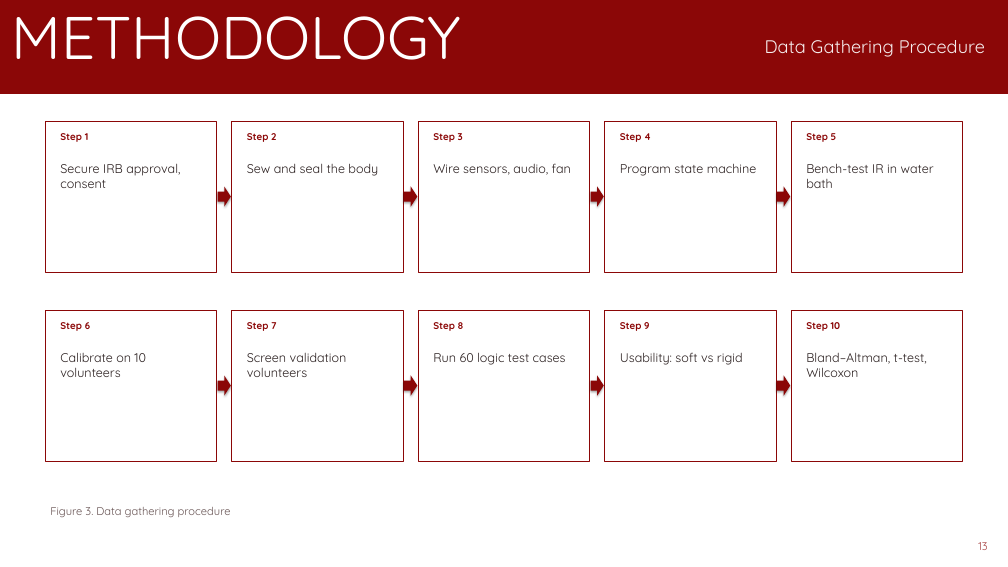
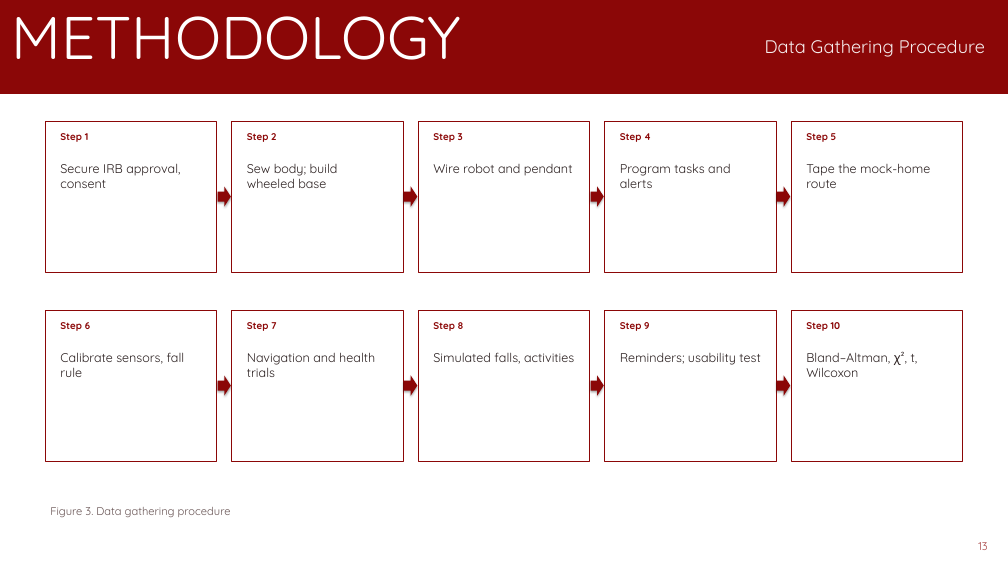
Before and after one commit to pogi6969/MAP---A, a slide deck: slide 13 of research/RIM3_ALAGA/RIM3_ALAGA_PR2_Presentation.pptx. Drawn at 1008x567 pixels with LibreOffice and Linux fonts; fonts in the diff are those of the drawing; background and template pictures are left out. Boxes give left, top, right and bottom in pixels: in the first picture for what was removed or moved away, otherwise in the second. Text is boxed around its words. In the diff, an @@ line names an element or a change of style, - is before the commit and + after.

```diff
--- a/research/RIM3_ALAGA/RIM3_ALAGA_PR2_Presentation.pptx
+++ b/research/RIM3_ALAGA/RIM3_ALAGA_PR2_Presentation.pptx
@@ text at (247,164,338,188): text changed @@
-Sew and seal the body
+Sew body; build wheeled base
@@ text at (433,164,573,176): text changed @@
-Wire sensors, audio, fan
+Wire robot and pendant
@@ text at (620,164,730,188): text changed @@
-Program state machine
+Program tasks and alerts
@@ text at (806,164,930,188): text changed @@
-Bench-test IR in water bath
+Tape the mock-home route
@@ text at (60,352,185,377): text changed @@
-Calibrate on 10 volunteers
+Calibrate sensors, fall rule
@@ text at (247,353,375,377): text changed @@
-Screen validation volunteers
+Navigation and health trials
@@ text at (433,352,574,364): text changed @@
-Run 60 logic test cases
+Simulated falls, activities
@@ text at (620,353,760,365): text changed @@
-Usability: soft vs rigid
+Reminders; usability test
@@ text at (806,353,918,377): text changed @@
-Bland–Altman, t-test, Wilcoxon
+Bland–Altman, χ², t, Wilcoxon
```
Also in this commit, not shown: 14 other slides changed, 6 other files.
